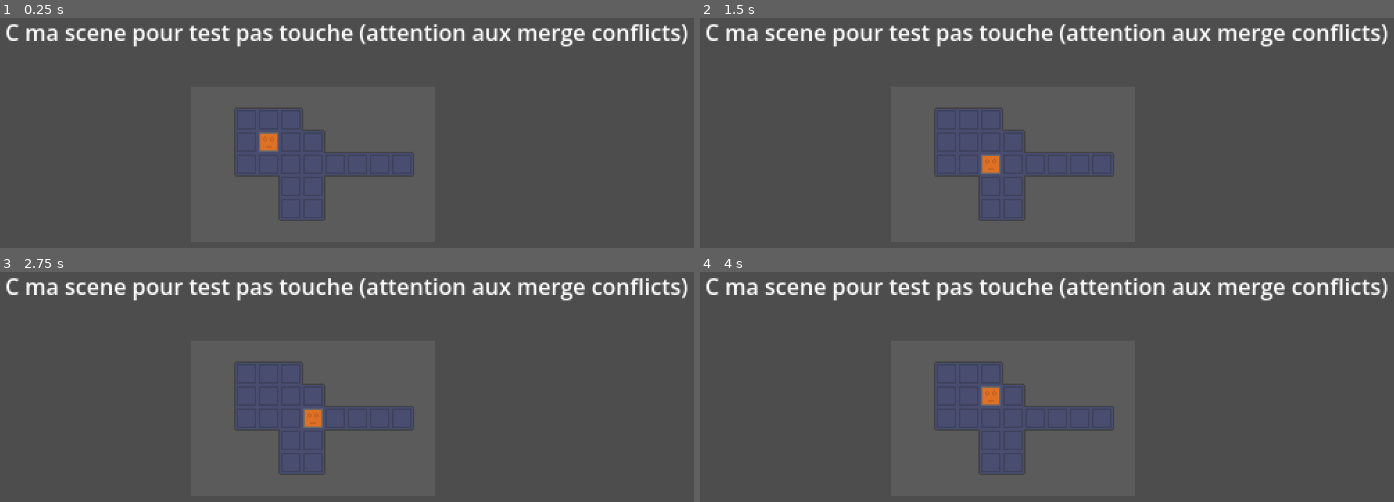
Above: before the commit, frames 1-4 (two rows, left to right).
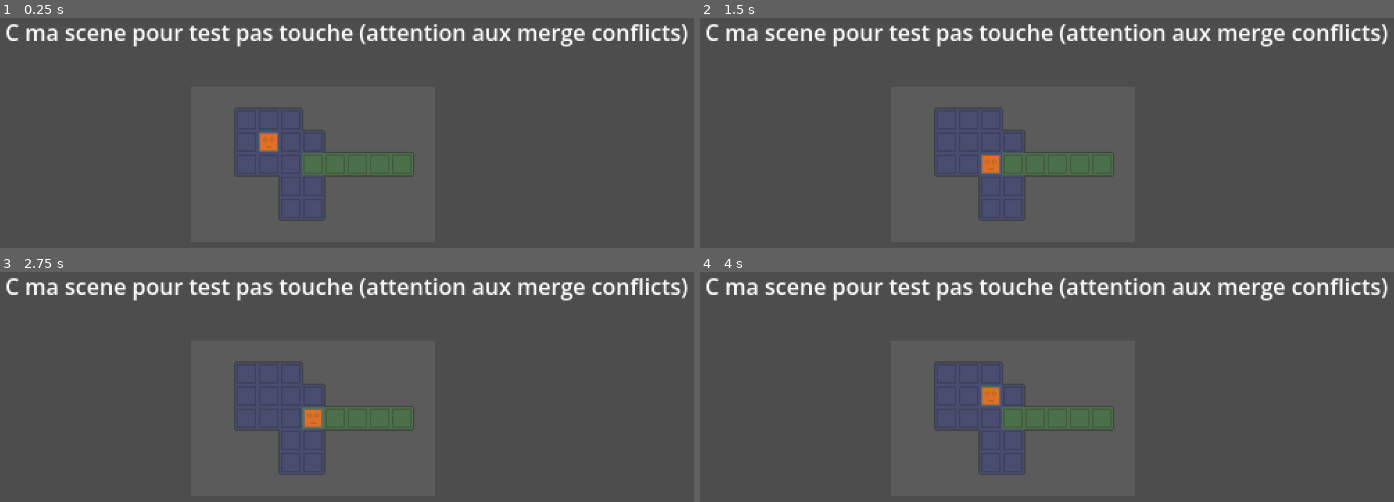
Above: after the commit, the same moments.

Repository: Crizomb/TrucMhajong
Game: Godot game, scene res://scenes/main_clementb.tscn
The game is run twice, just before and just after one commit, with the same random seed, the same clock (stepped at 60 frames per second) and the same inputs. The project has no main scene, so this scene is started directly.
Inputs:
- Up to frame 1 (0.25 s): no input
- Up to frame 2 (1.5 s): tap Enter at 0.5 s; hold D (Right) 0.53-1.28 s; tap K (MaSuperActionDeTest) at 0.6, 1.35 s; tap Space at 1.25 s; hold S (Down) from 1.28 s (still down)
- Up to frame 3 (2.75 s): tap Enter at 2 s; release S (Down) at 2.03 s; hold D (Right) from 2.03 s (still down); tap K (MaSuperActionDeTest) at 2.1 s
- Up to frame 4 (4 s): tap Space at 2.75 s; release D (Right) at 2.78 s; hold W (Up) 2.78-3.53 s; tap K (MaSuperActionDeTest) at 2.85, 3.6 s; tap Enter at 3.5 s; hold A (Left) from 3.53 s (still down)

The runs differ from the first frame. In frame 1, 1.5% of the frame differs, in the area x 43-60%, y 58-69%; in frame 2, 1.5%; in frame 3, 1.3%; in frame 4, 1.5%.

Commit message:
merge

Diff:
--- /dev/null
+++ b/entities/tilemap/tile_map_logic.gd
@@ -0,0 +1,21 @@
+extends TileMapLayer
+@onready var player: Area2D = $"../Player"
+
+
+enum CaseColor {BLUE, GREEN, RED, YELLOW}
+var CaseDict : Dictionary[Vector2i, CaseColor] = {Vector2i(3, 0) : CaseColor.GREEN, Vector2i(5, 0): CaseColor.BLUE}
+
+func get_player_case_color(position: Vector2):
+	var player_int_pos := local_to_map(position)
+	var atlas_cords := get_cell_atlas_coords(player_int_pos)
+	return CaseDict[atlas_cords]
+
+
+# Called when the node enters the scene tree for the first time.
+func _ready() -> void:
+	pass # Replace with function body.
+
+
+# Called every frame. 'delta' is the elapsed time since the previous frame.
+func _process(delta: float) -> void:
+	print(get_player_case_color(player.position))
--- a/scenes/main_clementb.tscn
+++ b/scenes/main_clementb.tscn
@@ -3,6 +3,7 @@
 [ext_resource type="PackedScene" uid="uid://bx64p8jsj1aww" path="res://entities/super_label_moche_test/label_moche.tscn" id="1_45k4w"]
 [ext_resource type="Script" uid="uid://cjm06b37x108q" path="res://entities/super_label_moche_test/label_moche.gd" id="2_seirh"]
 [ext_resource type="Texture2D" uid="uid://g2ahhi7vg2p0" path="res://entities/tilemap/tilemap_map_moche/tile_timeloop_thing-Sheet.png" id="3_owmon"]
+[ext_resource type="Script" uid="uid://ch1jgk1ufi4mp" path="res://entities/tilemap/tile_map_logic.gd" id="4_sx2h1"]
 [ext_resource type="PackedScene" uid="uid://bbbkrl5xihend" path="res://entities/player/player.tscn" id="4_tpm4h"]
 
 [sub_resource type="TileSetAtlasSource" id="TileSetAtlasSource_tpm4h"]
@@ -55,8 +56,9 @@
 script = ExtResource("2_seirh")
 
 [node name="TileMapLayer" type="TileMapLayer" parent="." unique_id=268940723]
-tile_map_data = PackedByteArray("AAD///3/AQABAAIAAAAAAP3/AQA …(1032 unchanged characters)… 7//7/AQAFAAAAAAD8//7/AQAFAAAAAAD9//7/AQAFAAAAAAD+//7/AQAFAAAAAAD///7/AQAFAAAAAAAAAP7/AQAFAAAAAAABAP7/AQAFAAAAAAD8////AQAFAAAAAAD9////AQAFAAAAAAD9/wAAAQAFAAAAAAD8/wAAAQAFAAAAAAA=")
+tile_map_data = PackedByteArray("AAD///3/AQABAAIAAAAAAP3/AQA …(1032 unchanged characters)… 7//7/AQAFAAAAAAD8//7/AQAFAAAAAAD9//7/AQADAAAAAAD+//7/AQADAAAAAAD///7/AQADAAAAAAAAAP7/AQADAAAAAAABAP7/AQADAAAAAAD8////AQAFAAAAAAD9////AQAFAAAAAAD9/wAAAQAFAAAAAAD8/wAAAQAFAAAAAAA=")
 tile_set = SubResource("TileSet_k228g")
+script = ExtResource("4_sx2h1")
 
 [node name="Camera2D" type="Camera2D" parent="." unique_id=1171450978]
 zoom = Vector2(2, 2)
Not shown, added: entities/tilemap/tile_map_logic.gd.uid
